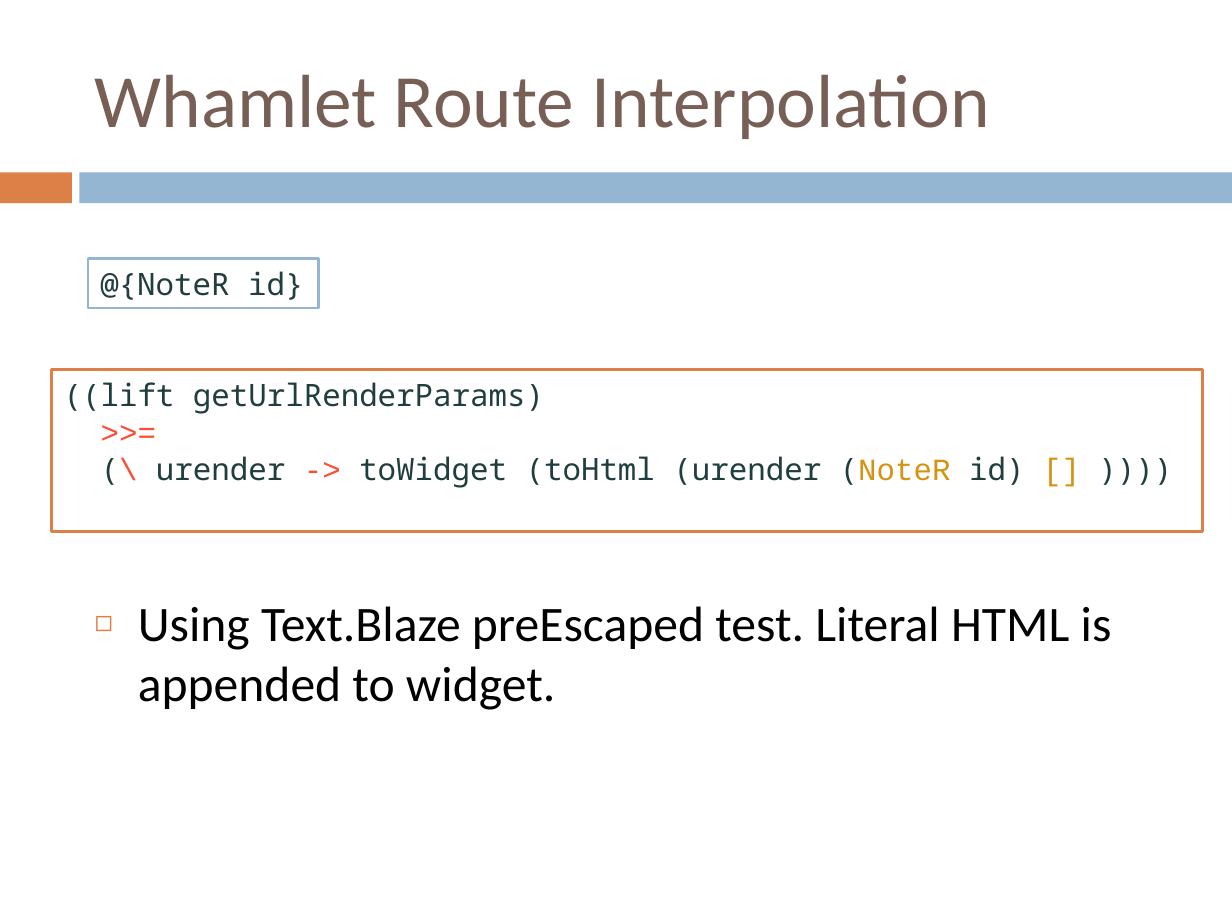
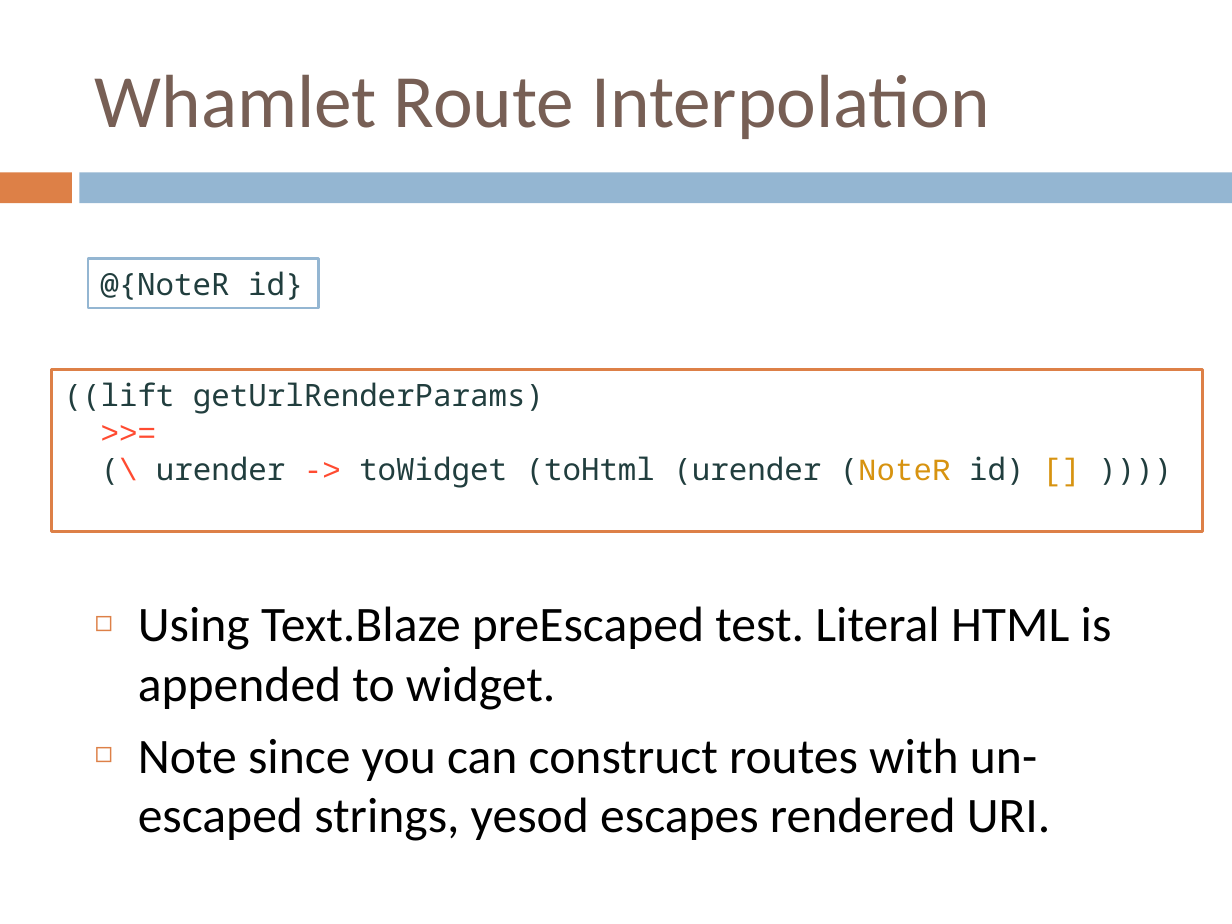
Before and after one commit to benkolera/talk-yesod, a slide deck: slide 48 of TypeSafeWebDevWithYesodAndHaskell.pptx (slide 47 before the commit). Drawn at 1232x924 pixels with LibreOffice and Linux fonts; fonts in the diff are those of the drawing. Boxes give left, top, right and bottom in pixels: in the first picture for what was removed or moved away, otherwise in the second. Text is boxed around its words. In the diff, an @@ line names an element or a change of style, - is before the commit and + after.

```diff
--- a/TypeSafeWebDevWithYesodAndHaskell.pptx
+++ b/TypeSafeWebDevWithYesodAndHaskell.pptx
@@ text at (x1=138, y1=738, x2=1051, y2=841): paragraph added @@
+◻ Note since you can construct routes with un-escaped strings, yesod escapes rendered URI.
```
Also in this commit, not shown: 2 other slides changed, 9 slides added, 2 slides removed, 2 other files.
